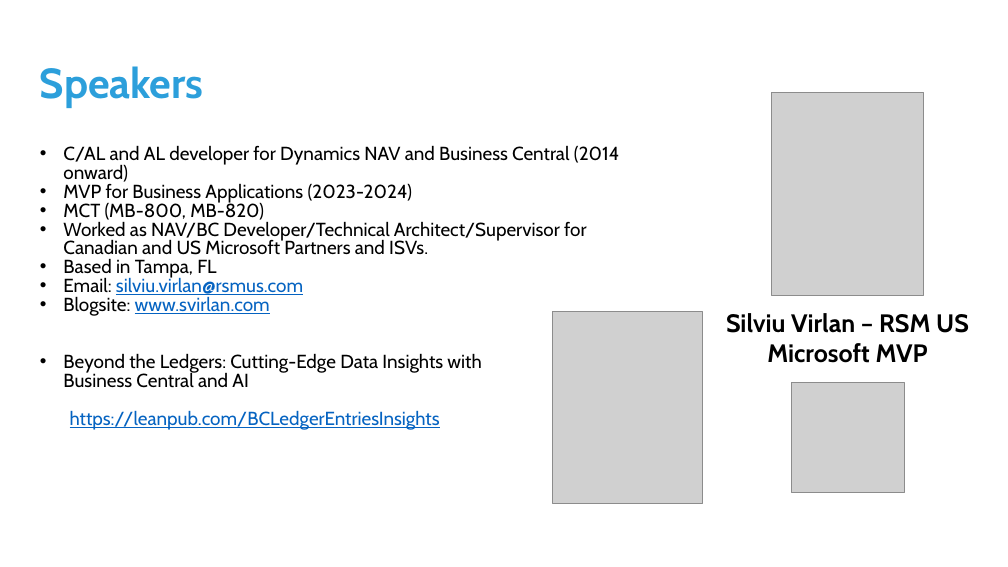
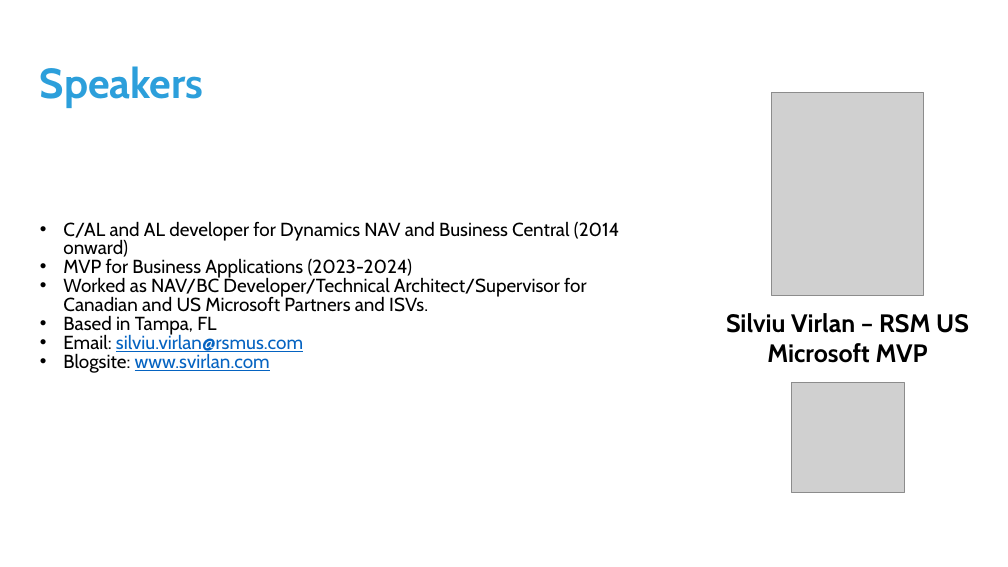
Before and after one commit to JeffLandeen/2025Directions_SalesIFace, a slide deck: slide 3 of presentation/Directions 2025 Las Vegas - Harnessing Interfaces - build your own sales price engine.pptx. Drawn at 1008x567 pixels with LibreOffice and Linux fonts; fonts in the diff are those of the drawing; grey boxes stand for pictures; background and template pictures are left out. Boxes give left, top, right and bottom in pixels: in the first picture for what was removed or moved away, otherwise in the second. Text is boxed around its words. In the diff, an @@ line names an element or a change of style, - is before the commit and + after.

Commit message:
update to presentation

```diff
--- a/presentation/Directions 2025 Las Vegas - Harnessing Interfaces - build your own sales price engine.pptx
+++ b/presentation/Directions 2025 Las Vegas - Harnessing Interfaces - build your own sales price engine.pptx
@@ text at (63,201,264,222): paragraph removed @@
-• MCT (MB-800, MB-820)
@@ text "C/AL and AL developer for ...": place and size @@
-text "C/AL and AL developer for ..." at (63,145,620,430)
+text "C/AL and AL developer for ..." at (63,221,620,373)
@@ picture removed at (552,312,702,503) @@
@@ text at (63,353,481,430): paragraphs removed @@
-• Beyond the Ledgers: Cutting-Edge Data Insights with
-  Business Central and AI
-https://leanpub.com/BCLedgerEntriesInsights
```
Also in this commit, not shown: 1 other slide changed, 1 slide added, 1 slide removed.
